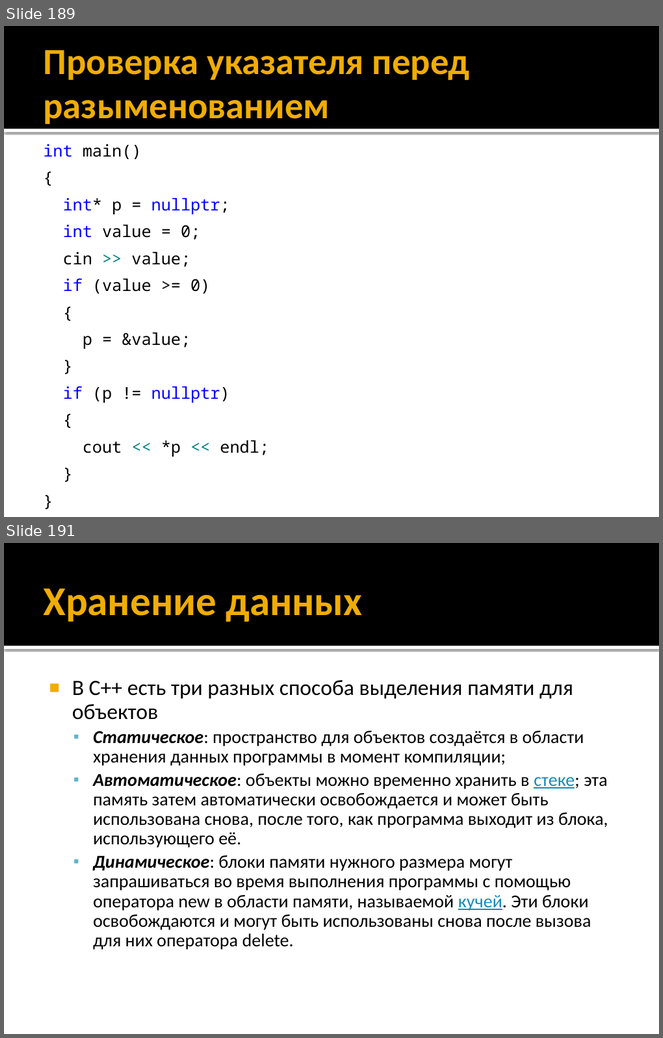
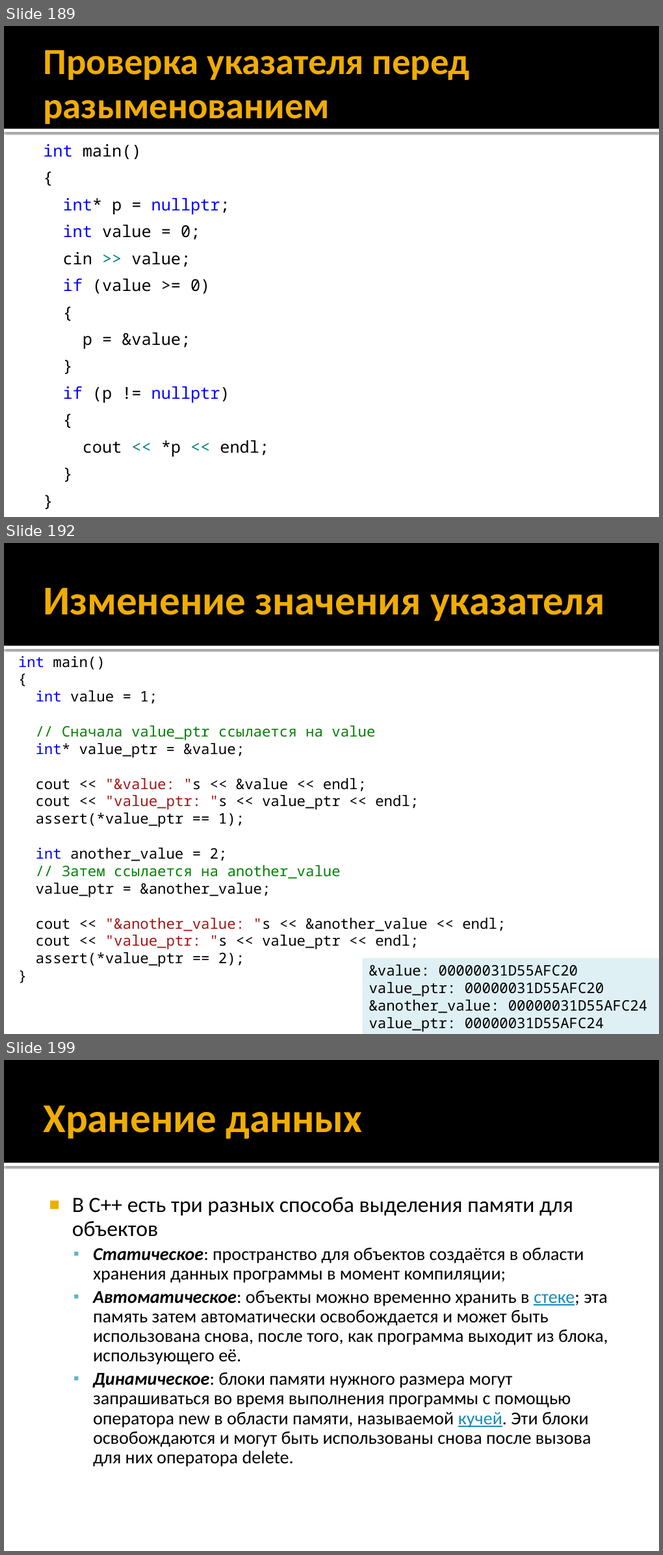
Before and after one commit to alexey-malov/oop, a slide deck: lectures/01/Синтаксис C++.pptx. Shown one above the other, each under a label of ours: slides 189 and 191 before the commit, slides 189, 192 and 199 after it; the slides between them are not shown. The pictures are 663x1038 and 663x1555 pixels, drawn with LibreOffice and Linux fonts; fonts in the diff are those of the drawing. Boxes give left, top, right and bottom in pixels: in the first picture for what was removed or moved away, otherwise in the second. Text is boxed around its words. In the diff, an @@ line names an element or a change of style, - is before the commit and + after.

```diff
--- a/lectures/01/Синтаксис C++.pptx
+++ b/lectures/01/Синтаксис C++.pptx
@@ slide 192 added at (4,543,659,1034), background #FFFFFF; not listed: 2 template elements that a slide beside it also shows @@
@@ title added at (43,588,605,621), 45 pt, text #F0AD00, bold @@
+Изменение значения указателя
@@ text added at (18,656,506,967), 16 pt, text #000000 @@
+int main()
+{
+int value = 1;
+// Сначала value_ptr ссылается на value
+int* value_ptr = &value;
+cout << "&value: "s << &value << endl;
+cout << "value_ptr: "s << value_ptr << endl;
+assert(*value_ptr == 1);
+int another_value = 2;
+// Затем ссылается на another_value
+value_ptr = &another_value;
+cout << "&another_value: "s << &another_value << endl;
+cout << "value_ptr: "s << value_ptr << endl;
+assert(*value_ptr == 2);
+}
@@ rectangle added at (362,958,659,1034), fill #DFF0F5, 16 pt, text #000000 @@
+&value: 00000031D55AFC20
+value_ptr: 00000031D55AFC20
+&another_value: 00000031D55AFC24
+value_ptr: 00000031D55AFC24
@@ what was slide 191 is now slide 199 @@
```
Also in this commit, not shown: 12 slides changed, 7 other slides added.
